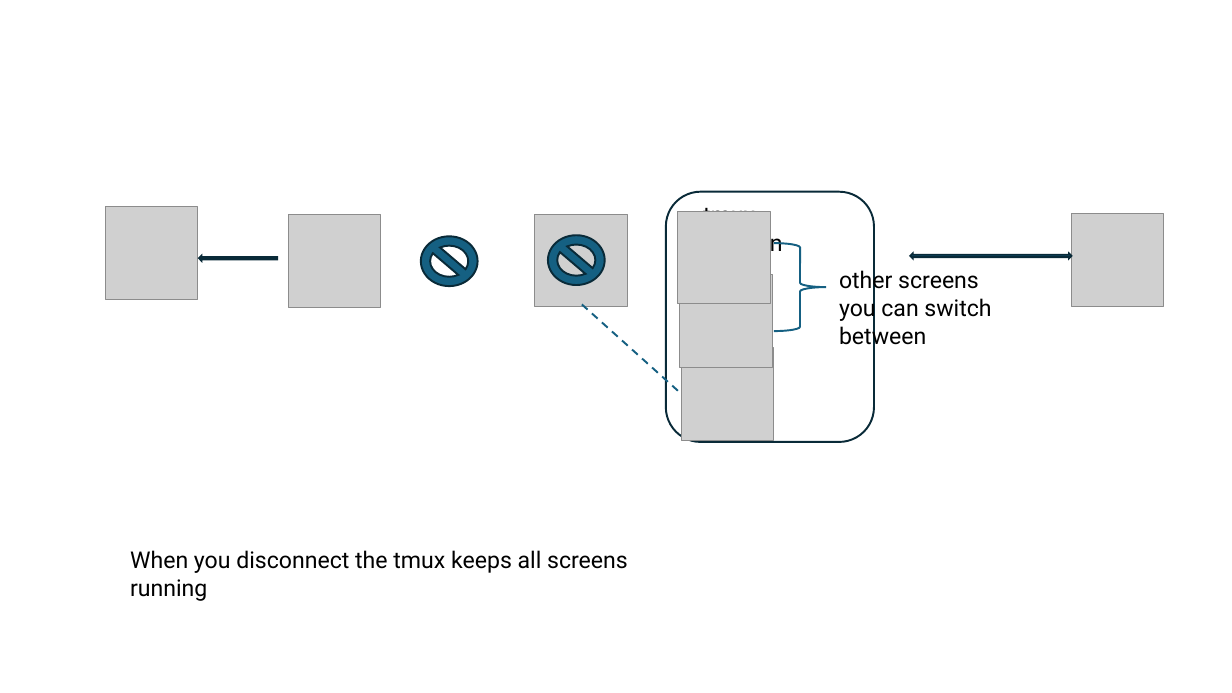
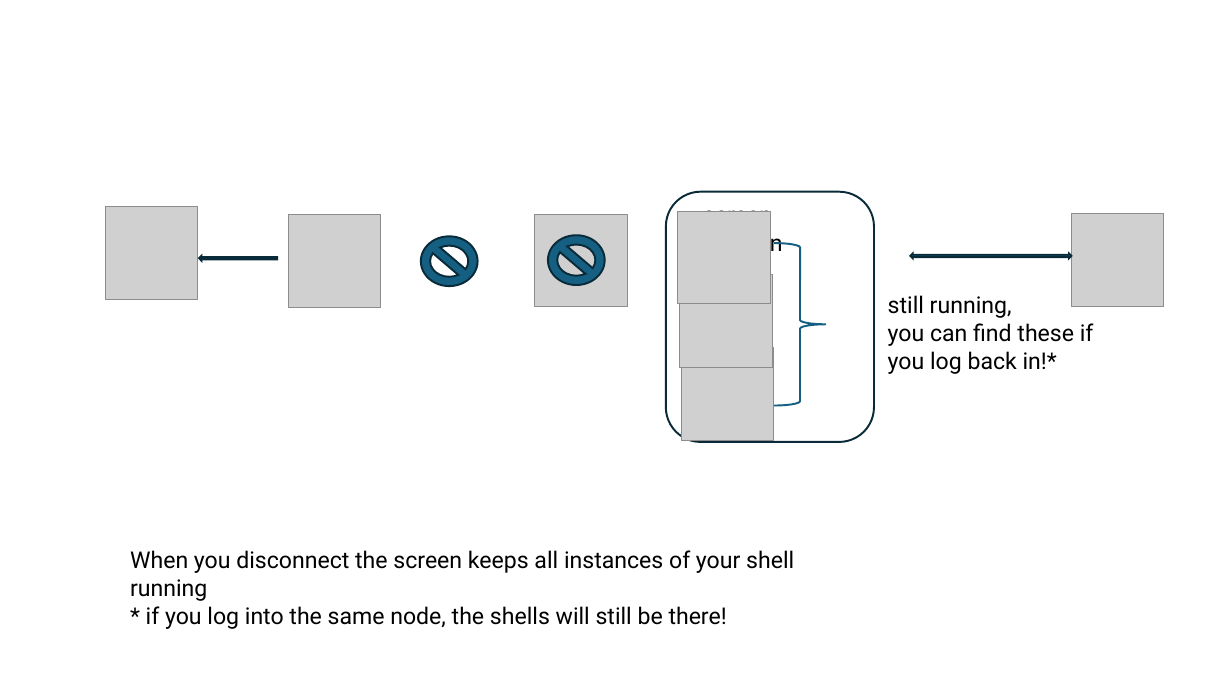
Before and after one commit to harvardinformatics/short-trainings, a slide deck: slide 19 of cmd-line-101/cmdline_tips_draft.pptx. Drawn at 1232x693 pixels with LibreOffice and Linux fonts; fonts in the diff are those of the drawing; grey boxes stand for pictures. Boxes give left, top, right and bottom in pixels: in the first picture for what was removed or moved away, otherwise in the second. Text is boxed around its words. In the diff, an @@ line names an element or a change of style, - is before the commit and + after.

```diff
--- a/cmd-line-101/cmdline_tips_draft.pptx
+++ b/cmd-line-101/cmdline_tips_draft.pptx
@@ text at (x1=703, y1=203, x2=782, y2=256): text changed @@
-tmux session
+screen session
@@ right brace resized from (x1=775, y1=243, x2=826, y2=331) to (x1=775, y1=243, x2=826, y2=406) @@
@@ text removed at (x1=839, y1=268, x2=991, y2=349) @@
-other screens you can switch between
@@ text added at (x1=888, y1=295, x2=1094, y2=374), 18 pt, text #000000 @@
+still running,
+you can find these if you log back in!*
@@ line removed from (582, 304) to (682, 394) @@
@@ text at (x1=130, y1=550, x2=794, y2=629): text changed @@
-When you disconnect the tmux keeps all screens running
+When you disconnect the screen keeps all instances of your shell running
+* if you log into the same node, the shells will still be there!
```
Also in this commit, not shown: 12 other slides changed, 2 slides added.
